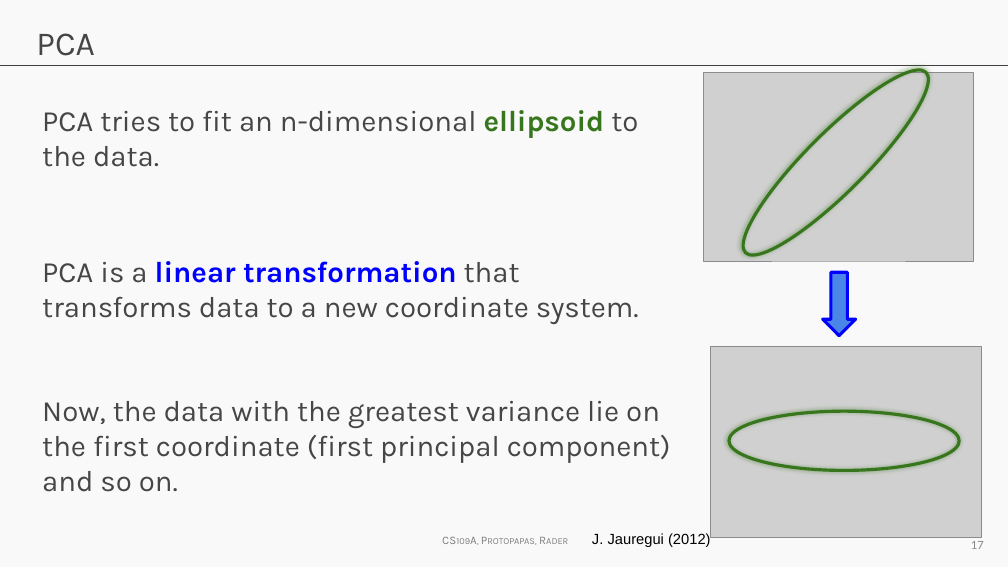
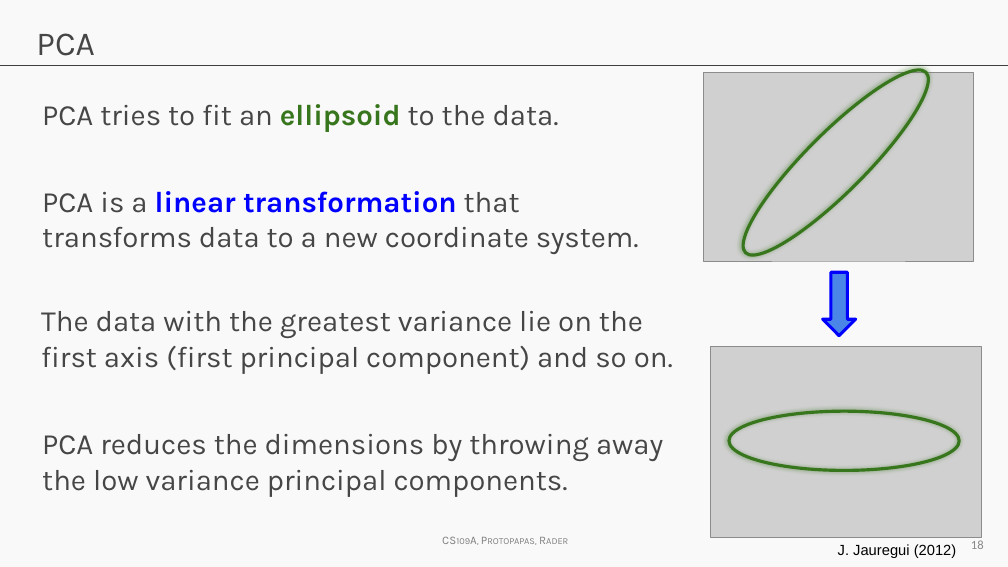
Before and after one commit to Harvard-IACS/2018-CS109A, a slide deck: slide 18 of content/a-sections/a-sec-4/Adv_Section4_Slides_PCA.pptx (slide 17 before the commit). Drawn at 1008x567 pixels with LibreOffice and Linux fonts; fonts in the diff are those of the drawing; grey boxes stand for pictures; background and template pictures are left out. Boxes give left, top, right and bottom in pixels: in the first picture for what was removed or moved away, otherwise in the second. Text is boxed around its words. In the diff, an @@ line names an element or a change of style, - is before the commit and + after.

```diff
--- a/content/a-sections/a-sec-4/Adv_Section4_Slides_PCA.pptx
+++ b/content/a-sections/a-sec-4/Adv_Section4_Slides_PCA.pptx
@@ text at box(42, 104, 559, 132): text changed @@
-PCA tries to fit an n-dimensional ellipsoid to the data.
+PCA tries to fit an ellipsoid to the data.
@@ text "PCA is a linear transformation ...": place and size @@
-text "PCA is a linear transformation ..." at box(42, 261, 639, 324)
+text "PCA is a linear transformation ..." at box(42, 191, 639, 254)
@@ text at box(41, 311, 673, 374): text changed @@
-Now, the data with the greatest variance lie on the first coordinate (first principal component) and so on.
+The data with the greatest variance lie on the first axis (first principal component) and so on.
@@ text added at box(42, 434, 663, 497), 28 pt, text #464646 @@
+PCA reduces the dimensions by throwing away the low variance principal components.
@@ text "J. Jauregui (2012)": place and size @@
-text "J. Jauregui (2012)" at box(592, 532, 711, 547)
+text "J. Jauregui (2012)" at box(838, 544, 957, 558)
@@ page number at box(971, 540, 984, 549): text changed @@
-17
+18
```
Also in this commit, not shown: 21 other slides changed, 2 slides added, 1 slide removed, 1 other file.
